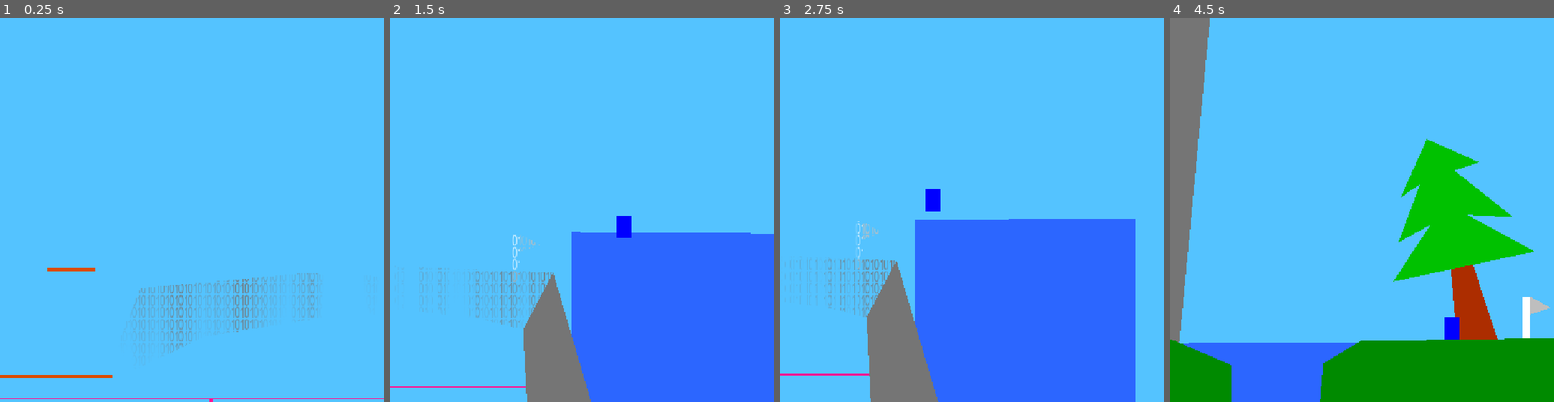
Above: before the commit, frames 1-4 (left to right).
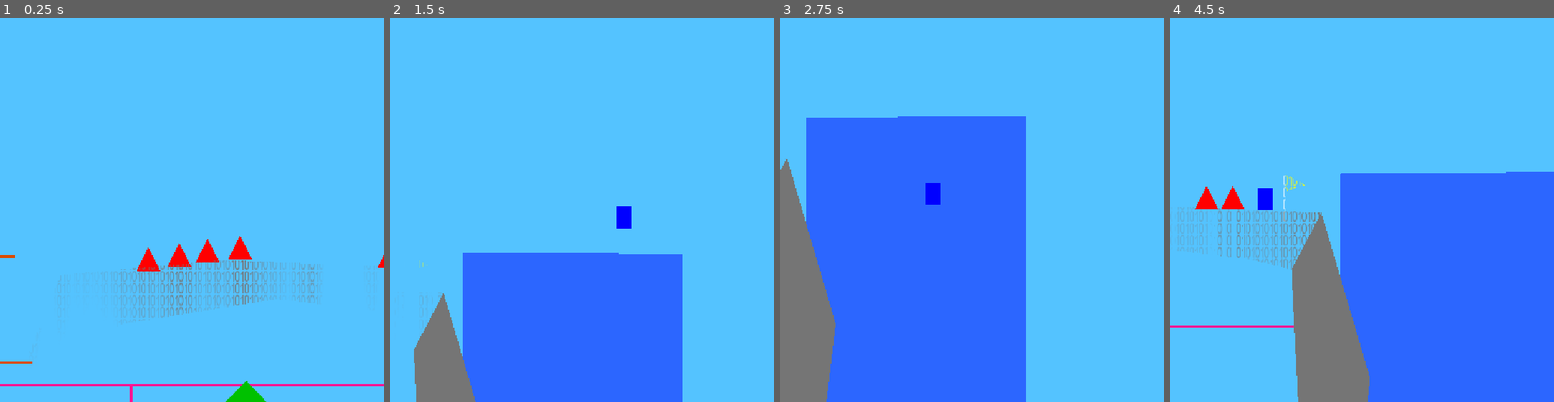
Above: after the commit, the same moments.

Repository: xorblo-doitus/OOB
Game: Godot game, scene res://src/gameplay/world/world.tscn
Two runs of this game, one before a commit and one after it. Both use one fixed random seed, a clock stepped at 60 frames per second and the inputs below.
Inputs:
- Up to frame 1 (0.25 s): no input
- Up to frame 2 (1.5 s): hold D (right) from 0.53 s (still down); tap Space (jump) at 0.77 s
- Up to frame 3 (2.75 s): tap Space (jump) at 1.52 s; release D (right) at 2.03 s; hold Left (left) from 2.03 s (still down)
- Up to frame 4 (4.5 s): release Left (left) at 2.78 s; hold D (right) 2.78-4.28 s; tap Space (jump) at 3.02, 3.77 s; tap R (respawn) at 4.15 s; hold Left (left) from 4.28 s (still down)

The runs differ from the first frame. In frame 1, 4.1% of the frame differs, in the area x 0-100%, y 56-100%; in frame 2, 26%; in frame 3, 47%; in frame 4, 52%, in the area x 0-100%, y 0-100%.

Commit message:
Added spikes

Diff:
--- a/src/gameplay/entities/player.gd
+++ b/src/gameplay/entities/player.gd
@@ -10,7 +10,7 @@
 
 var _not_on_floor_since_s: float = 0.0
 
-var respawn_position: Vector2 = Vector2(400, 400)
+var respawn_position: Vector2 = Vector2(289, 412)
 
 func _physics_process(delta: float) -> void:
 	if Input.is_action_just_pressed("respawn"):
--- a/src/gameplay/world/interactive/respawn_point.gd
+++ b/src/gameplay/world/interactive/respawn_point.gd
@@ -15,7 +15,7 @@
 	if &"respawn_position" in body:
 		body.respawn_position = global_position
 		get_tree().call_group(&"respawn_point", &"disable")
-		polygon_2d.color = Color.RED
+		polygon_2d.color = Color.YELLOW
 
 
 
--- a/src/gameplay/world/interactive/respawn_point.tscn
+++ b/src/gameplay/world/interactive/respawn_point.tscn
@@ -3,7 +3,7 @@
 [ext_resource type="Script" path="res://src/gameplay/world/interactive/respawn_point.gd" id="1_wan65"]
 
 [sub_resource type="RectangleShape2D" id="RectangleShape2D_osptb"]
-size = Vector2(37, 64)
+size = Vector2(31, 64)
 
 [node name="RespawnPoint" type="Area2D" groups=["respawn_point"]]
 z_index = -256
@@ -15,9 +15,11 @@
 
 [node name="Line2D" type="Line2D" parent="."]
 points = PackedVector2Array(0, 32, 0, -32)
+width = 4.0
 
 [node name="Polygon2D" type="Polygon2D" parent="."]
-color = Color(1, 0, 0, 1)
+position = Vector2(-3, 0)
+color = Color(1, 1, 0, 1)
 polygon = PackedVector2Array(5, -32, 32, -17, 5, -8)
 
 [connection signal="body_entered" from="." to="." method="_on_body_entered"]
--- /dev/null
+++ b/src/gameplay/world/interactive/spike.gd
@@ -0,0 +1,6 @@
+extends Area2D
+
+
+func _on_body_entered(body: Node2D) -> void:
+	if body.has_method(&"respawn"):
+		body.respawn()
--- /dev/null
+++ b/src/gameplay/world/interactive/spike.tscn
@@ -0,0 +1,16 @@
+[gd_scene load_steps=2 format=3 uid="uid://cvurdtymxm38r"]
+
+[ext_resource type="Script" path="res://src/gameplay/world/interactive/spike.gd" id="1_ts3i3"]
+
+[node name="Spike" type="Area2D"]
+z_index = -18
+script = ExtResource("1_ts3i3")
+
+[node name="CollisionPolygon2D" type="CollisionPolygon2D" parent="."]
+polygon = PackedVector2Array(-16, 0, 0, -32, 16, 0)
+
+[node name="Polygon2D" type="Polygon2D" parent="."]
+color = Color(1, 0, 0, 1)
+polygon = PackedVector2Array(-16, 0, 0, -32, 16, 0)
+
+[connection signal="body_entered" from="." to="." method="_on_body_entered"]
--- a/src/gameplay/world/world.tscn
+++ b/src/gameplay/world/world.tscn
@@ -8,6 +8,7 @@
 [ext_resource type="PackedScene" uid="uid://d313j65dc033f" path="res://src/gameplay/world/terrain/polygon_terrain.tscn" id="6_t1arw"]
 [ext_resource type="PackedScene" uid="uid://drtgovpc4eh4f" path="res://src/gameplay/world/terrain/water.tscn" id="7_bqvld"]
 [ext_resource type="PackedScene" uid="uid://c8qov0y3ns4fh" path="res://src/gameplay/world/interactive/respawn_point.tscn" id="8_str6s"]
+[ext_resource type="PackedScene" uid="uid://cvurdtymxm38r" path="res://src/gameplay/world/interactive/spike.tscn" id="9_afmow"]
 
 [sub_resource type="SegmentShape2D" id="SegmentShape2D_crqjm"]
 a = Vector2(20, -29)
@@ -25,7 +26,7 @@
 [node name="Player" parent="." instance=ExtResource("2_enicr")]
 unique_name_in_owner = true
 z_index = -64
-position = Vector2(818, -237)
+position = Vector2(964, -213)
 
 [node name="Camera2D" type="Camera2D" parent="."]
 unique_name_in_owner = true
@@ -78,7 +79,7 @@
 [node name="Tree3" parent="." instance=ExtResource("6_t1arw")]
 position = Vector2(678, 284)
 color = Color(0, 0.756863, 0, 1)
-polygon = PackedVector2Array(-124, -15, -53, -94, -110, -88, -41, -167, -106, -154, -35, -216, -83, -204, -16, -265, 65, -209, -1, -218, 83, -145, 16, -163, 83, -79, 27, -94, 107, -33)
+polygon = PackedVector2Array(-124, -15, -53, -94, -110, -88, -41, -167, -106, -154, -35, -216, -90, -213, -12, -291, 65, -209, 5, -219, 83, -145, 16, -163, 83, -79, 27, -94, 107, -33)
 
 [node name="Trunc" type="Polygon2D" parent="Tree3"]
 z_index = -128
@@ -160,3 +161,24 @@
 [node name="RespawnPoint3" parent="." instance=ExtResource("8_str6s")]
 material = ExtResource("5_gag1f")
 position = Vector2(959, -173)
+
+[node name="Spike" parent="." instance=ExtResource("9_afmow")]
+position = Vector2(362, 439)
+
+[node name="Spike2" parent="." instance=ExtResource("9_afmow")]
+position = Vector2(891, -157)
+
+[node name="Spike3" parent="." instance=ExtResource("9_afmow")]
+position = Vector2(856, -157)
+
+[node name="Spike4" parent="." instance=ExtResource("9_afmow")]
+position = Vector2(657, -169)
+
+[node name="Spike5" parent="." instance=ExtResource("9_afmow")]
+position = Vector2(614, -165)
+
+[node name="Spike6" parent="." instance=ExtResource("9_afmow")]
+position = Vector2(576, -159)
+
+[node name="Spike7" parent="." instance=ExtResource("9_afmow")]
+position = Vector2(535, -153)
Not shown: 1 places in src/gameplay/world/world.tscn that only renumber resources
